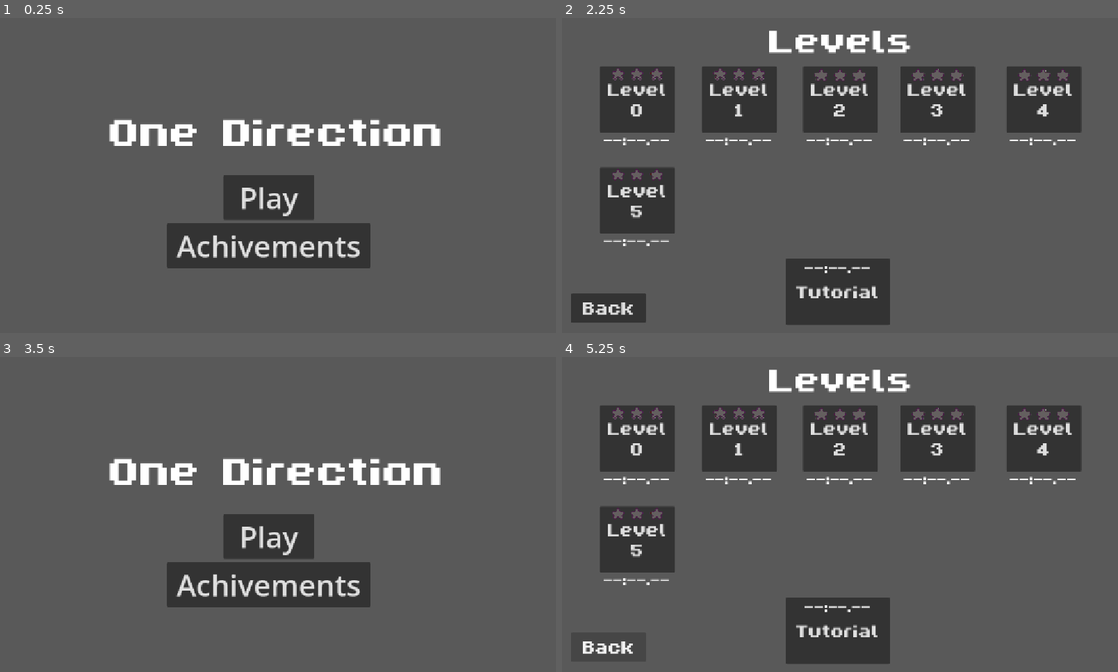
Above: before the commit, frames 1-4 (two rows, left to right).
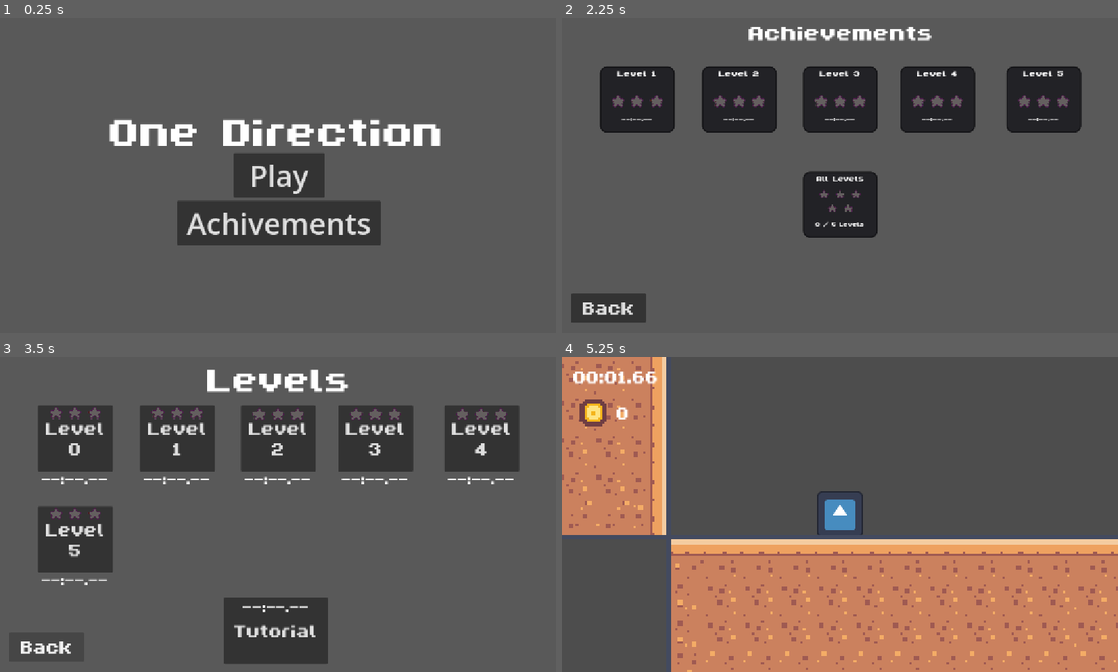
Above: after the commit, the same moments.

Repository: A41K/One-Direction
Game: Godot game, scene res://scenes/titlescreen.tscn
The game is run twice, just before and just after one commit, with the same random seed, the same clock (stepped at 60 frames per second) and the same inputs. The engine's default icon, where the game draws it, is replaced by a stand-in: a white triangle on a blue panel in a dark square.
Inputs (mouse positions are in pixels of both pictures, inside the frame that each line leads up to):
- Up to frame 1 (0.25 s): no input
- Up to frame 2 (2.25 s): click "Play" at 0.5 s; click "Play" at 1.25 s; click "Select" at 2 s
- Up to frame 3 (3.5 s): click "Back" at 2.75 s
- Up to frame 4 (5.25 s): click (1045, 438) at 3.5 s, where only the run after the commit has a clickable "Level 4"; click (828, 583) at 4.25 s, where only the run before the commit has a clickable "Achivements"; click (606, 646) at 5 s, where only the run before the commit has a clickable "Back"

The runs differ from the first frame. In frame 1, 7.3% of the frame differs, in the area x 30-69%, y 43-80%; in frame 2, 16%; in frame 3, 29%; in frame 4, 60%, in the area x 0-100%, y 0-100%.

Commit message:
v1.86 Small changes Update
- Updated them README with the changes
- Removed some artifacting for the emptystar
- Made the LVL 4 Pressure plate easier to access
- Made the 3 stars harder to get

Diff:
--- a/one-direction/scenes/level_4.tscn
+++ b/one-direction/scenes/level_4.tscn
@@ -473,7 +473,7 @@
 [node name="Box + Pressure Plate + Bar" type="Node" parent="." unique_id=1688726953]
 
 [node name="PressurePlate" parent="Box + Pressure Plate + Bar" unique_id=312605088 instance=ExtResource("12_7ewpb")]
-position = Vector2(619, -250)
+position = Vector2(592, -250)
 target_path = NodePath("../Area2D")
 
 [node name="Box" parent="Box + Pressure Plate + Bar" unique_id=85237517 instance=ExtResource("11_rr1tt")]
--- a/one-direction/scenes/level_5.tscn
+++ b/one-direction/scenes/level_5.tscn
@@ -333,6 +333,9 @@
 [sub_resource type="RectangleShape2D" id="RectangleShape2D_mnrma"]
 size = Vector2(14.9375, 100.82496)
 
+[sub_resource type="RectangleShape2D" id="RectangleShape2D_ls1u8"]
+size = Vector2(14.9375, 83.412476)
+
 [sub_resource type="RectangleShape2D" id="RectangleShape2D_j5pwc"]
 size = Vector2(14.9375, 45.41248)
 
@@ -599,7 +602,7 @@
 script = ExtResource("16_ls1u8")
 
 [node name="CollisionShape2D" type="CollisionShape2D" parent="DeathZone/Death11" unique_id=1866965909]
-position = Vector2(1185.3828, 141)
+position = Vector2(1180, 141)
 shape = SubResource("RectangleShape2D_5kbkd")
 
 [node name="Death12" type="Area2D" parent="DeathZone" unique_id=1555726039]
@@ -647,8 +650,8 @@
 script = ExtResource("16_ls1u8")
 
 [node name="CollisionShape2D" type="CollisionShape2D" parent="DeathZone/Death17" unique_id=1726287623]
-position = Vector2(766, 386)
-shape = SubResource("RectangleShape2D_mnrma")
+position = Vector2(766, 394.70624)
+shape = SubResource("RectangleShape2D_ls1u8")
 
 [node name="Death18" type="Area2D" parent="DeathZone" unique_id=1428755605]
 position = Vector2(303, -562)
--- a/one-direction/scenes/titlescreen.tscn
+++ b/one-direction/scenes/titlescreen.tscn
@@ -51,10 +51,18 @@
 vertical_alignment = 1
 
 [node name="Play" type="Button" parent="." unique_id=1299534311]
-layout_mode = 0
-offset_left = -114.0
-offset_right = 83.0
-offset_bottom = 96.0
+layout_mode = 1
+anchors_preset = 8
+anchor_left = 0.5
+anchor_top = 0.5
+anchor_right = 0.5
+anchor_bottom = 0.5
+offset_left = -98.5
+offset_top = -48.0
+offset_right = 98.5
+offset_bottom = 48.0
+grow_horizontal = 2
+grow_vertical = 2
 theme_override_font_sizes/font_size = 64
 text = "Play"
 
@@ -132,11 +140,15 @@
 texture = ExtResource("7_84han")
 
 [node name="Achivements" type="Button" parent="." unique_id=1366055803]
-layout_mode = 0
-offset_left = -236.0
-offset_top = 104.0
-offset_right = 204.0
-offset_bottom = 200.0
+layout_mode = 1
+anchors_preset = 5
+anchor_left = 0.5
+anchor_right = 0.5
+offset_left = -220.0
+offset_top = 55.0
+offset_right = 220.0
+offset_bottom = 151.0
+grow_horizontal = 2
 theme_override_font_sizes/font_size = 64
 text = " Achivements "
 
--- a/one-direction/scripts/Global.gd
+++ b/one-direction/scripts/Global.gd
@@ -168,9 +168,9 @@
 # --- Stars ---
 
 # Finish under these times (in seconds)
-const STAR_TIME_3: float = 20.0
-const STAR_TIME_2: float = 35.0
-const STAR_TIME_1: float = 60.0
+const STAR_TIME_3: float = 10.0
+const STAR_TIME_2: float = 18.0
+const STAR_TIME_1: float = 30.0
 
 
 func get_stars_earned(level_id: String) -> int:
Binary file changed: one-direction/assets/emptystar.png
Not shown, changed: README.md
Not shown, changed: index.html
Not shown, changed: index.pck
